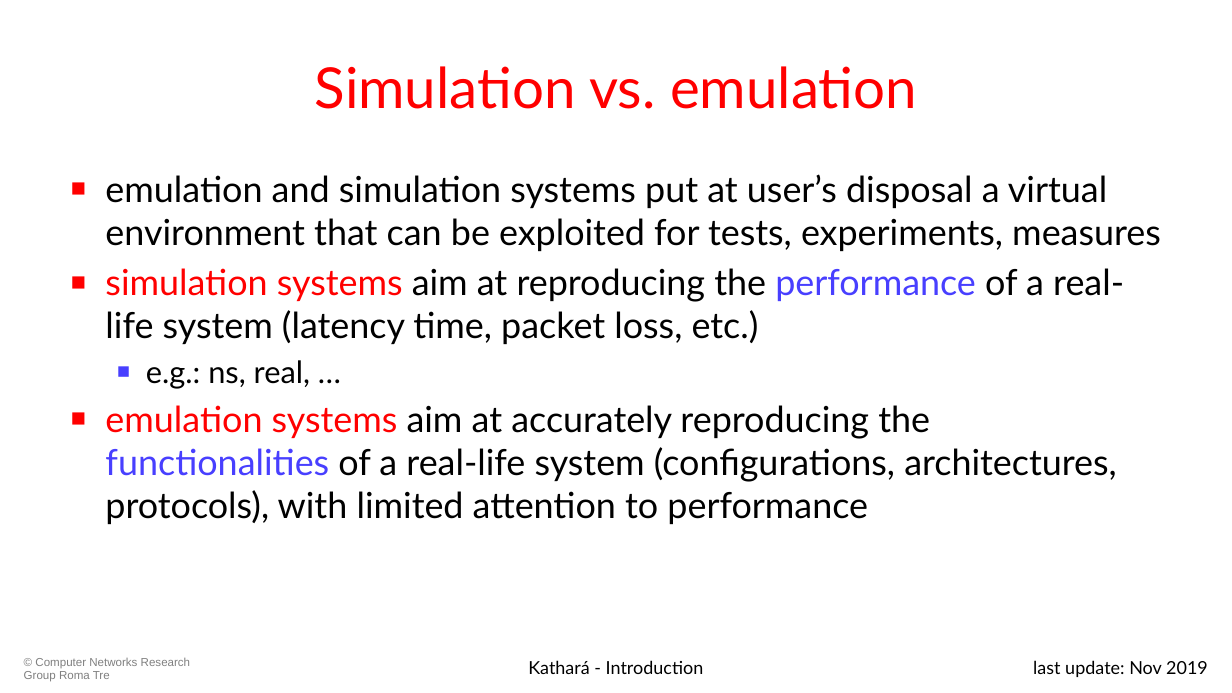
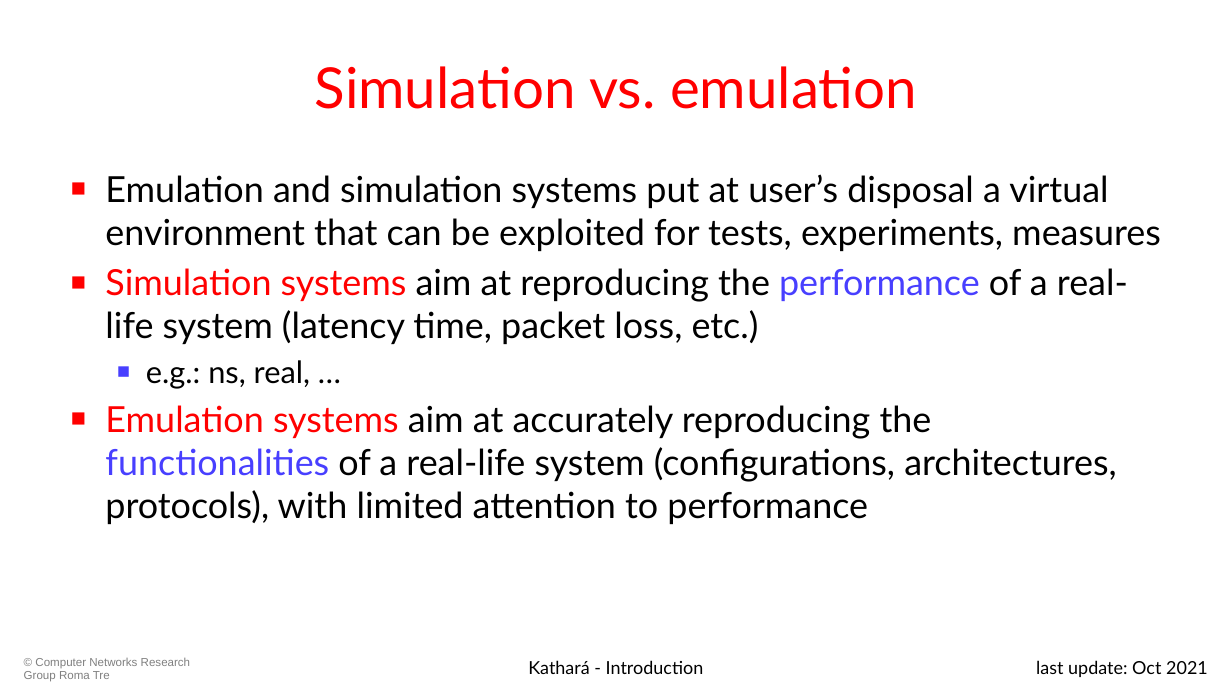
Before and after one commit to KatharaFramework/Kathara-Labs, a slide deck: slide 6 of 001-kathara-introduction.pptx (slide 5 before the commit). Drawn at 1232x693 pixels with LibreOffice and Linux fonts; fonts in the diff are those of the drawing. Boxes give left, top, right and bottom in pixels: in the first picture for what was removed or moved away, otherwise in the second. Text is boxed around its words. In the diff, an @@ line names an element or a change of style, - is before the commit and + after.

```diff
--- a/001-kathara-introduction.pptx
+++ b/001-kathara-introduction.pptx
@@ text at box(105, 174, 1161, 344): text changed @@
-■ emulation and simulation systems put at user’s disposal a virtual environment that can be exploited for tests, experiments, measures
-■ simulation systems aim at reproducing the performance of a real-life system (latency time, packet loss, etc.)
+■ Emulation and simulation systems put at user’s disposal a virtual environment that can be exploited for tests, experiments, measures
+■ Simulation systems aim at reproducing the performance of a real-life system (latency time, packet loss, etc.)
@@ text at box(105, 405, 1117, 524): text changed @@
-■ emulation systems aim at accurately reproducing the functionalities of a real-life system (configurations, architectures, protocols), with limited attention to performance
+■ Emulation systems aim at accurately reproducing the functionalities of a real-life system (configurations, architectures, protocols), with limited attention to performance
@@ text at box(1036, 660, 1208, 677): text changed @@
-last update: Nov 2019
+last update: Oct 2021
```
Also in this commit, not shown: 28 other slides changed, 3 slides added, 9 other files.
